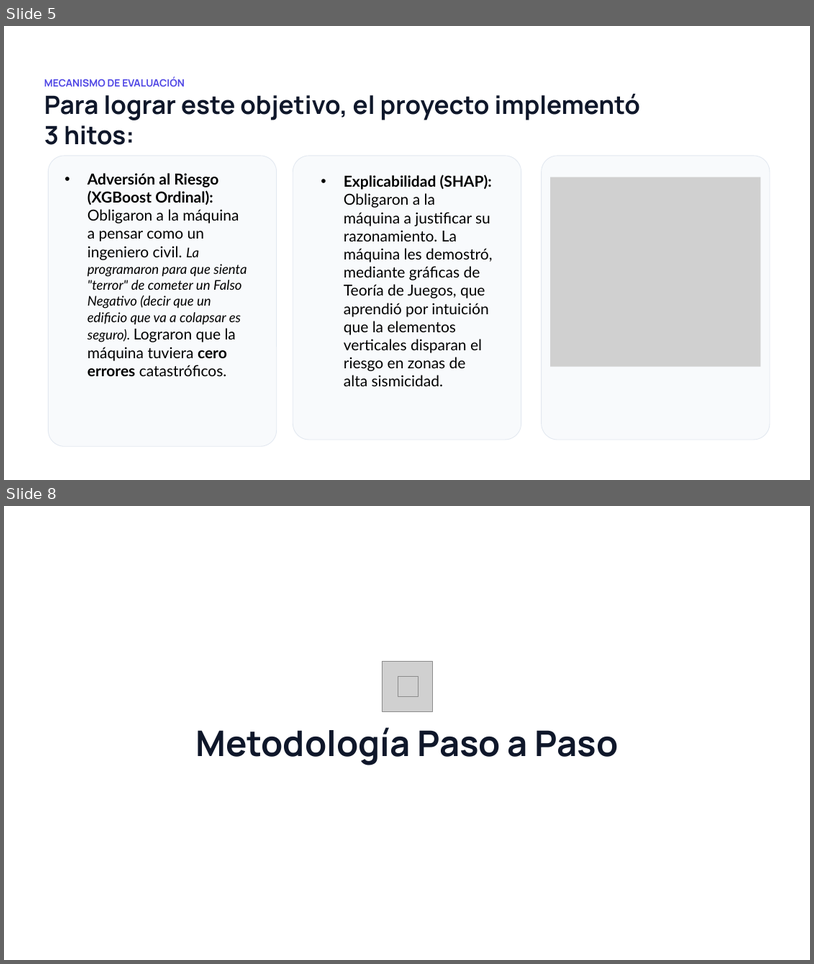
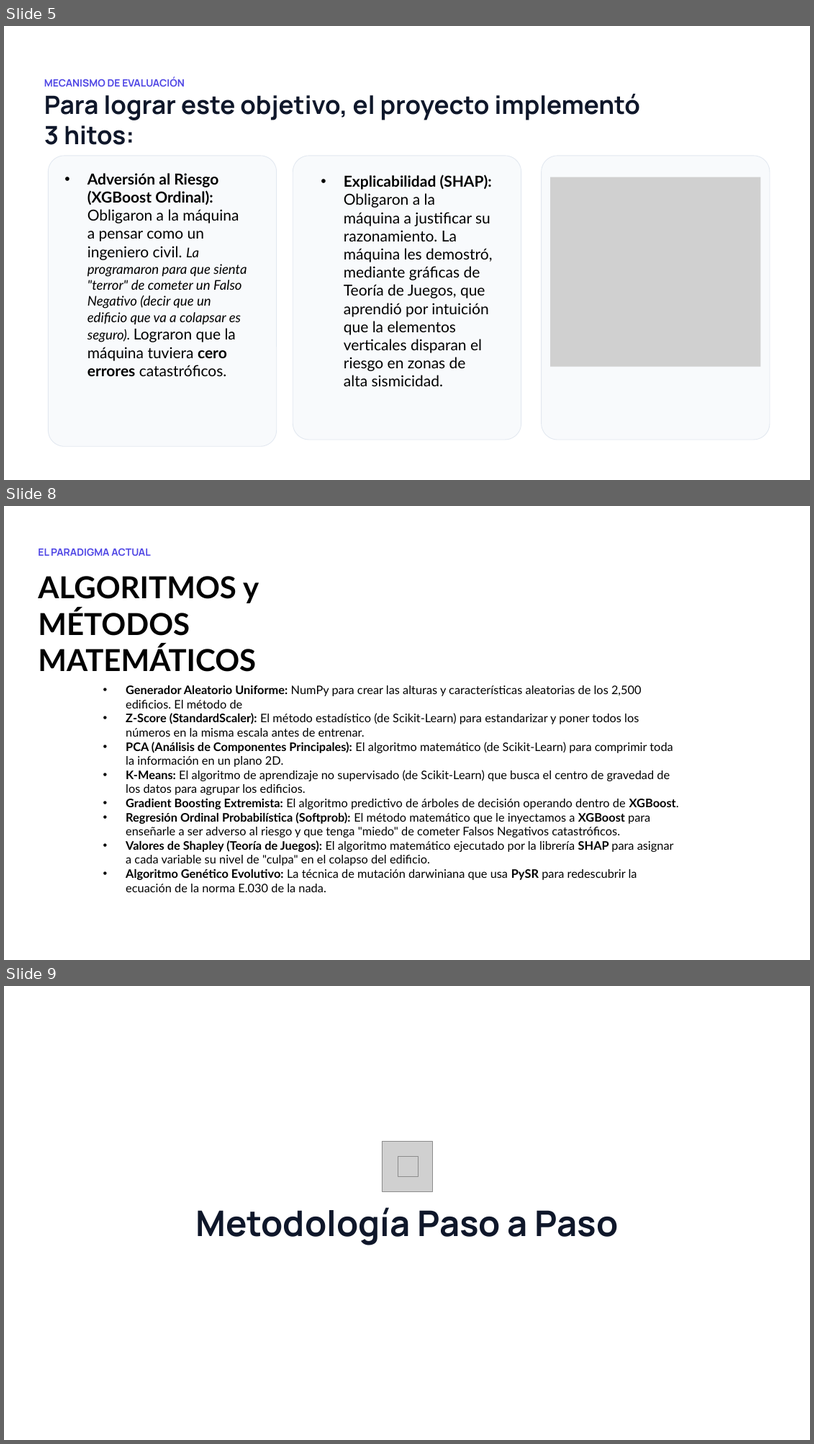
Before and after one commit to Henrry-Ojeda-1/IA---Grupo-03, a slide deck: 00 Presentacion.pptx. Shown one above the other, each under a label of ours: slides 5 and 8 before the commit, slides 5, 8 and 9 after it; the slides between them are not shown. The pictures are 814x964 and 814x1444 pixels, drawn with LibreOffice and Linux fonts; fonts in the diff are those of the drawing; grey boxes stand for pictures. Boxes give left, top, right and bottom in pixels: in the first picture for what was removed or moved away, otherwise in the second. Text is boxed around its words. In the diff, an @@ line names an element or a change of style, - is before the commit and + after.

```diff
--- a/00 Presentacion.pptx
+++ b/00 Presentacion.pptx
@@ slide 8 added at box(4, 506, 810, 960), background #FFFFFF @@
@@ text added at box(38, 548, 150, 556), 12 pt, text #4F46E5, bold @@
+EL PARADIGMA ACTUAL
@@ text added at box(38, 576, 259, 672), 36 pt, text #000000, bold @@
+ALGORITMOS y MÉTODOS MATEMÁTICOS
@@ text added at box(126, 685, 679, 892), 14 pt, text #000000 @@
+• Generador Aleatorio Uniforme: NumPy para crear las alturas y características aleatorias de los 2,500 edificios. El método de
+• Z-Score (StandardScaler): El método estadístico (de Scikit-Learn) para estandarizar y poner todos los números en la misma escala antes de entrenar.
+• PCA (Análisis de Componentes Principales): El algoritmo matemático (de Scikit-Learn) para comprimir toda la información en un plano 2D.
+• K-Means: El algoritmo de aprendizaje no supervisado (de Scikit-Learn) que busca el centro de gravedad de los datos para agrupar los edificios.
+• Gradient Boosting Extremista: El algoritmo predictivo de árboles de decisión operando dentro de XGBoost.
+• Regresión Ordinal Probabilística (Softprob): El método matemático que le inyectamos a XGBoost para enseñarle a ser adverso al riesgo y que tenga "miedo" de cometer Falsos Negativos catastróficos.
+• Valores de Shapley (Teoría de Juegos): El algoritmo matemático ejecutado por la librería SHAP para asignar a cada variable su nivel de "culpa" en el colapso del edificio.
+• Algoritmo Genético Evolutivo: La técnica de mutación darwiniana que usa PySR para redescubrir la ecuación de la norma E.030 de la nada.
@@ what was slide 8 is now slide 9 @@
```
Also in this commit, not shown: 2 slides changed, 1 other file.
